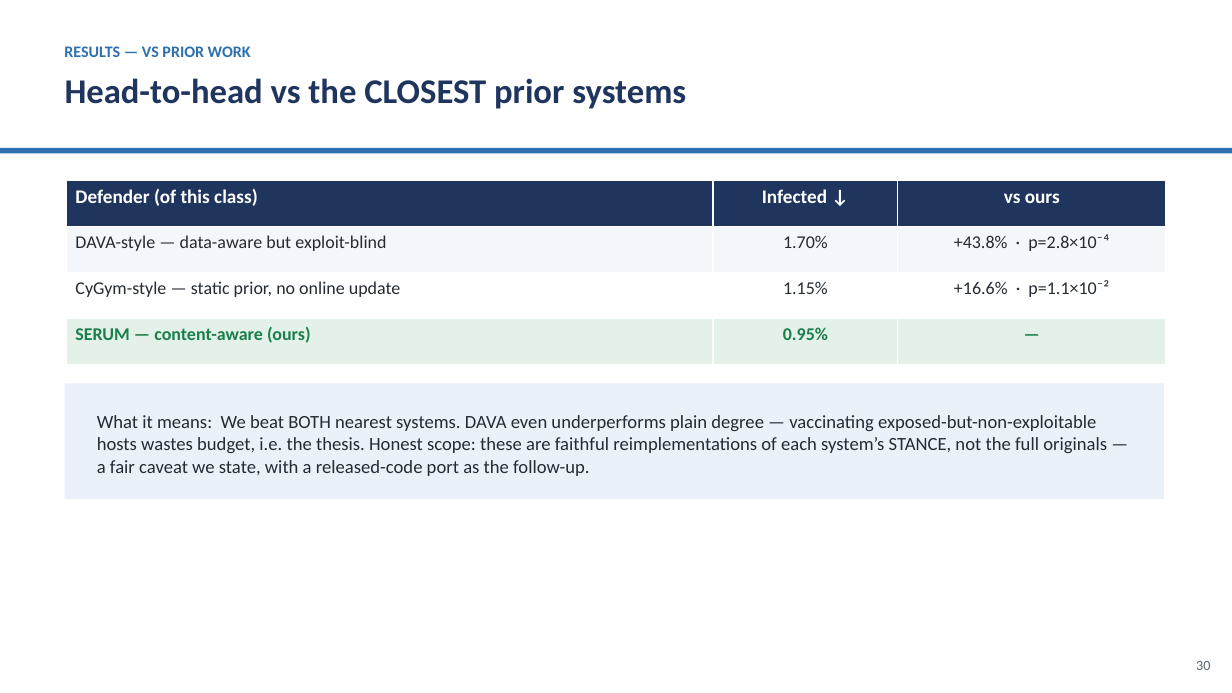
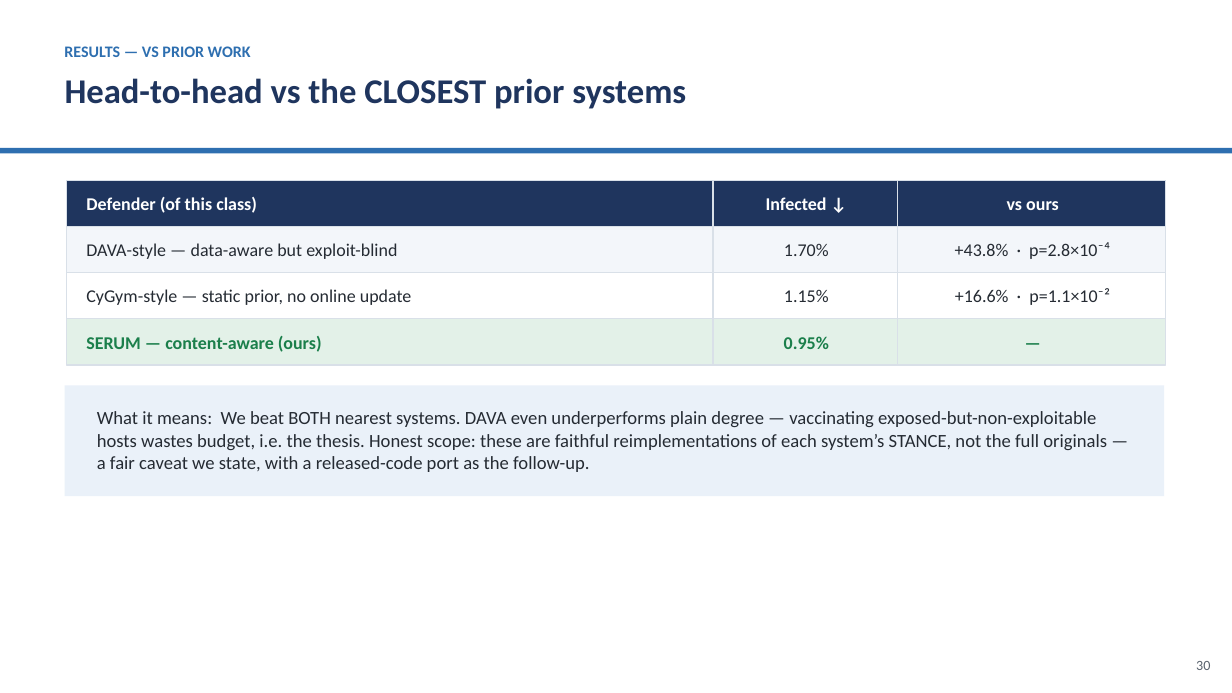
Before and after one commit to Amritha902/serum, a slide deck: slide 37 of presentation/SERUM_slides.pptx. Drawn at 1232x693 pixels with LibreOffice and Linux fonts; fonts in the diff are those of the drawing. Boxes give left, top, right and bottom in pixels: in the first picture for what was removed or moved away, otherwise in the second. Text is boxed around its words. In the diff, an @@ line names an element or a change of style, - is before the commit and + after.

```diff
--- a/presentation/SERUM_slides.pptx
+++ b/presentation/SERUM_slides.pptx
@@ table removed at bbox=[67, 180, 1166, 365], 4 rows, 3 columns @@
-Defender (of this class) | Infected ↓ | vs ours
-DAVA-style — data-aware but exploit-blind | 1.70% | +43.8% · p=2.8×10⁻⁴
-CyGym-style — static prior, no online update | 1.15% | +16.6% · p=1.1×10⁻²
-SERUM — content-aware (ours) | 0.95% | —
@@ rectangle added at bbox=[67, 180, 714, 226], fill #1F355E, outline #D9E0E8 1 pt @@
@@ text added at bbox=[86, 197, 257, 213], 14 pt, text #FFFFFF, bold @@
+Defender (of this class)
@@ rectangle added at bbox=[714, 180, 898, 226], fill #1F355E, outline #D9E0E8 1 pt @@
@@ text added at bbox=[766, 197, 827, 210], 14 pt, text #FFFFFF, bold @@
+Infected ↓
@@ rectangle added at bbox=[898, 180, 1166, 226], fill #1F355E, outline #D9E0E8 1 pt @@
@@ text added at bbox=[1007, 201, 1059, 210], 14 pt, text #FFFFFF, bold @@
+vs ours
@@ rectangle added at bbox=[67, 226, 714, 273], fill #F3F6FA, outline #D9E0E8 1 pt @@
@@ rectangle added at bbox=[714, 226, 898, 273], fill #F3F6FA, outline #D9E0E8 1 pt @@
@@ rectangle added at bbox=[898, 226, 1166, 273], fill #F3F6FA, outline #D9E0E8 1 pt @@
@@ text added at bbox=[86, 243, 397, 259], 14 pt, text #252B33 @@
+DAVA-style — data-aware but exploit-blind
@@ text added at bbox=[784, 244, 829, 256], 14 pt, text #252B33 @@
+1.70%
@@ text added at bbox=[955, 242, 1110, 259], 14 pt, text #252B33 @@
++43.8% · p=2.8×10⁻⁴
@@ rectangle added at bbox=[67, 273, 714, 319], fill #FFFFFF, outline #D9E0E8 1 pt @@
@@ text added at bbox=[86, 289, 412, 305], 14 pt, text #252B33 @@
+CyGym-style — static prior, no online update
@@ rectangle added at bbox=[714, 273, 898, 319], fill #FFFFFF, outline #D9E0E8 1 pt @@
@@ text added at bbox=[784, 290, 829, 302], 14 pt, text #252B33 @@
+1.15%
@@ rectangle added at bbox=[898, 273, 1166, 319], fill #FFFFFF, outline #D9E0E8 1 pt @@
@@ text added at bbox=[955, 288, 1110, 305], 14 pt, text #252B33 @@
++16.6% · p=1.1×10⁻²
@@ rectangle added at bbox=[67, 319, 714, 365], fill #E3F1E8, outline #D9E0E8 1 pt @@
@@ rectangle added at bbox=[714, 319, 898, 365], fill #E3F1E8, outline #D9E0E8 1 pt @@
@@ rectangle added at bbox=[898, 319, 1166, 365], fill #E3F1E8, outline #D9E0E8 1 pt @@
@@ text added at bbox=[909, 319, 1157, 365], 14 pt, text #1B7F4B, bold @@
+—
@@ text added at bbox=[86, 336, 322, 352], 14 pt, text #1B7F4B, bold @@
+SERUM — content-aware (ours)
@@ text added at bbox=[784, 336, 829, 349], 14 pt, text #1B7F4B, bold @@
+0.95%
@@ text "What it means: We beat ...": place and size @@
-text "What it means: We beat ..." at bbox=[97, 415, 1107, 476]
+text "What it means: We beat ..." at bbox=[97, 411, 1107, 472]
```
Also in this commit, not shown: 3 other slides changed, 3 other files.
